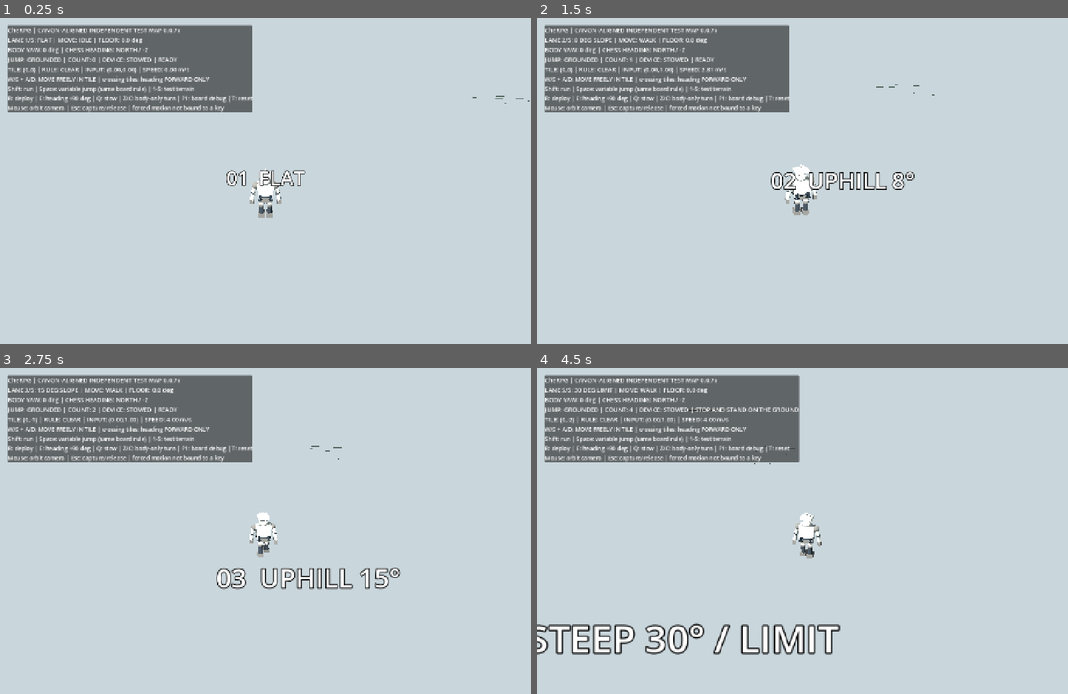
Above: before the commit, frames 1-4 (two rows, left to right).
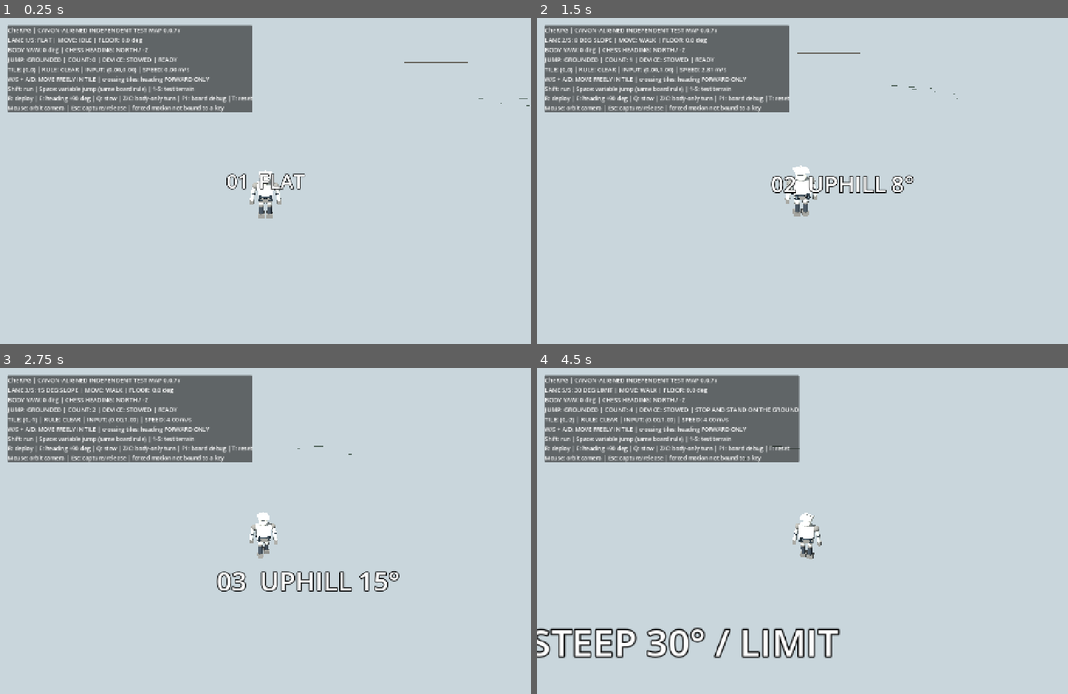
Above: after the commit, the same moments.

Repository: zzunlsj/cherpg
Game: Godot game, scene res://scenes/MotionLab.tscn
Two runs of this game, one before a commit and one after it. Both use one fixed random seed, a clock stepped at 60 frames per second and the inputs below.
Inputs (mouse positions are in pixels of both pictures, inside the frame that each line leads up to):
- Up to frame 1 (0.25 s): no input
- Up to frame 2 (1.5 s): tap Enter at 0.5 s; move the mouse to (829, 181) at 0.52 s; hold W from 0.53 s (still down); tap 1 at 0.6 s; tap Space at 0.77 s; move the mouse to (775, 181) at 1.27 s; tap 2 at 1.35 s
- Up to frame 3 (2.75 s): keep holding W; tap Space at 1.52 s; move the mouse to (276, 524) at 2.02 s; tap 3 at 2.1 s
- Up to frame 4 (4.5 s): keep holding W; move the mouse to (797, 537) at 2.77 s; tap 4 at 2.85 s; tap Space at 3.02, 3.77 s; move the mouse to (839, 534) at 3.52 s; tap 5 at 3.6 s; move the mouse to (760, 527) at 4.27 s; tap R at 4.35 s

The runs differ from the first frame. In frame 1, 0.5% of the frame differs, in the area x 42-100%, y 13-62%; in frame 2, 1.1%; in frame 3, 1.3%; in frame 4, 3.3%, in the area x 0-58%, y 12-90%.

Commit message:
fix(godot): ground-align Pawn feet/capsule and move by flattened camera-relative WASD

Diff:
--- a/godot/tests/motion_rotation_lab/scripts/pawn_controller.gd
+++ b/godot/tests/motion_rotation_lab/scripts/pawn_controller.gd
@@ -24,6 +24,8 @@
 const AIR_PUSH_ACCEL := 7.0
 const AIR_BRAKE := 3.5
 const GRAVITY := 18.0
+# Pawn root at ground level; spawn starts above the sampled surface.
+const SPAWN_CLEARANCE_M := 0.20
 const COYOTE_SECONDS := 0.115    # jump just after losing the edge
 const JUMP_BUFFER_SECONDS := 0.135 # retain jump pressed before touching ground
 const JUMP_VELOCITY := 6.25      # calculated vertical impulse (separate from 2D locomotion)
@@ -56,6 +58,7 @@
 var jump_state := "GROUNDED"
 var ground_normal := Vector3.UP
 var device: Node3D
+var movement_camera: Camera3D
 var avatar: Node3D
 var upper_leg: Array[Node3D] = []
 var knee: Array[Node3D] = []
@@ -79,7 +82,7 @@
 	var collider := CollisionShape3D.new()
 	collider.name = "PawnCollisionCapsule"
 	collider.shape = capsule
-	collider.position.y = 0.765
+	collider.position.y = capsule.height * 0.5 # capsule bottom aligns with character root
 	add_child(collider)
 	stone = _mat(Color("b5b4ab"), 0.0)
 	ivory = _mat(Color("e2dac7"), 0.0)
@@ -168,7 +171,7 @@
 		joint.add_child(foot)
 		foot.position = Vector3(0, -0.325, 0)
 		feet.append(foot)
-		_box(foot, "BODY_" + side + "_Foot", Vector3(0, -0.006, -0.05), Vector3(0.19, 0.12, 0.25), dark)
+		_box(foot, "BODY_" + side + "_Foot", Vector3(0, -0.038, -0.05), Vector3(0.19, 0.12, 0.25), dark)
 		var arm := Node3D.new()
 		arm.name = "RIG_" + side + "_ShoulderPivot"
 		avatar.add_child(arm)
@@ -196,6 +199,19 @@
 func release_jump() -> void:
 	jump_key_down = false
 
+func set_movement_camera(source: Camera3D) -> void:
+	movement_camera = source
+
+func _camera_flat_forward() -> Vector3:
+	# Forward input always uses camera view projected onto the XZ plane.
+	# Never use chess-rule heading or camera pitch to steer the input.
+	if is_instance_valid(movement_camera):
+		var horizontal: Vector3 = -movement_camera.global_transform.basis.z
+		horizontal.y = 0.0
+		if horizontal.length_squared() > 0.0001:
+			return horizontal.normalized()
+	return Vector3.FORWARD
+
 func _horizontal_velocity() -> Vector3:
 	return Vector3(velocity.x, 0.0, velocity.z)
 
@@ -203,7 +219,7 @@
 ## Godot move_and_slide() will handle final collider response after this update.
 func _source_feel_horizontal(current: Vector3, input_vector: Vector2, sprint: bool, delta: float, floor: bool, slope_multiplier: float) -> Vector3:
 	var speed_cap: float = (RUN_MPS if sprint else WALK_MPS) * slope_multiplier
-	var forward: Vector3 = HEADINGS[heading_index]
+	var forward: Vector3 = _camera_flat_forward()
 	var right: Vector3 = forward.cross(Vector3.UP)
 	var intended: Vector3 = (right * input_vector.x + forward * input_vector.y).limit_length(1.0)
 	var magnitude: float = minf(1.0, input_vector.length())
@@ -252,7 +268,7 @@
 	var wants_run: bool = Input.is_key_pressed(KEY_SHIFT) and (not is_zero_approx(raw_axis) or not is_zero_approx(raw_strafe))
 	latest_axis = input_vector.y
 	latest_sprint = wants_run
-	var forward: Vector3 = HEADINGS[heading_index]
+	var forward: Vector3 = _camera_flat_forward()
 	var direction: Vector3 = (forward * input_vector.y + forward.cross(Vector3.UP) * input_vector.x).normalized()
 
 	if was_on_floor:
@@ -396,7 +412,7 @@
 	avatar.position.y = lerpf(avatar.position.y,bounce+squat,minf(1.0,delta*12.0))
 
 func reset_at(world_x: float, base_y: float, world_z: float, index: int) -> void:
-	global_position = Vector3(world_x, base_y + 0.12, world_z)
+	global_position = Vector3(world_x, base_y + SPAWN_CLEARANCE_M, world_z)
 	velocity = Vector3.ZERO
 	lane_index = index
 	heading_index = 0
